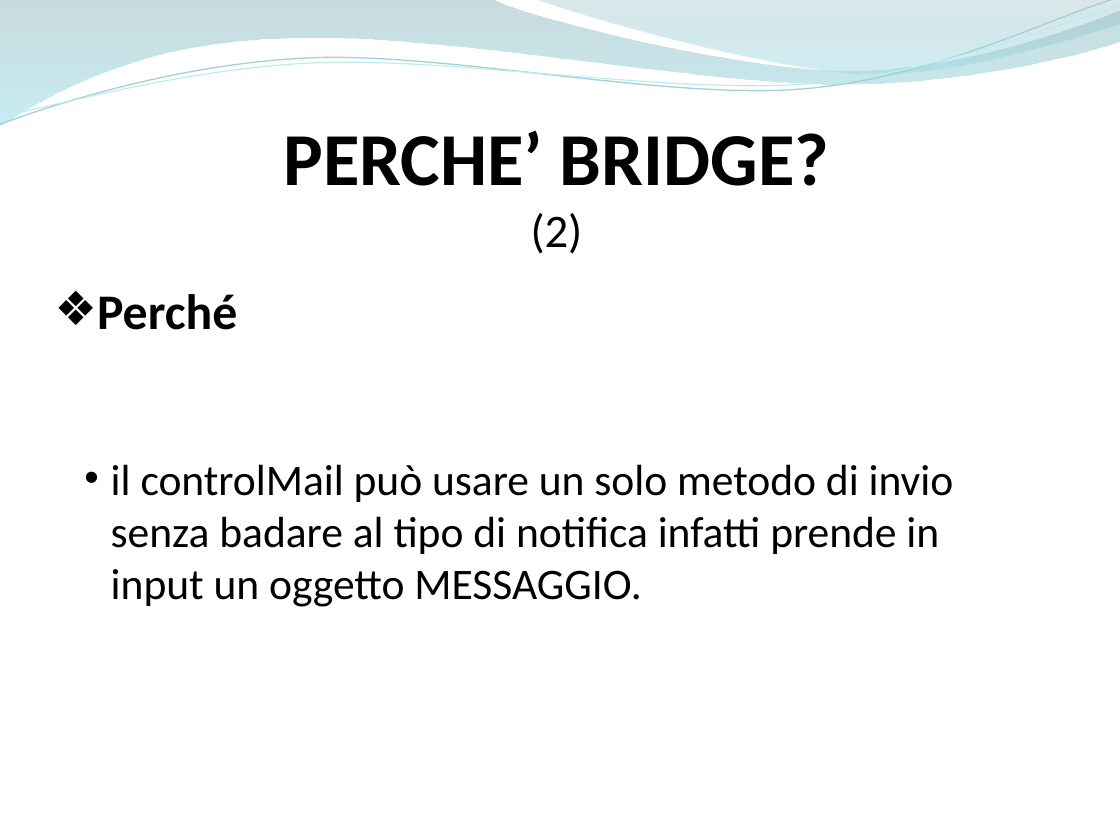
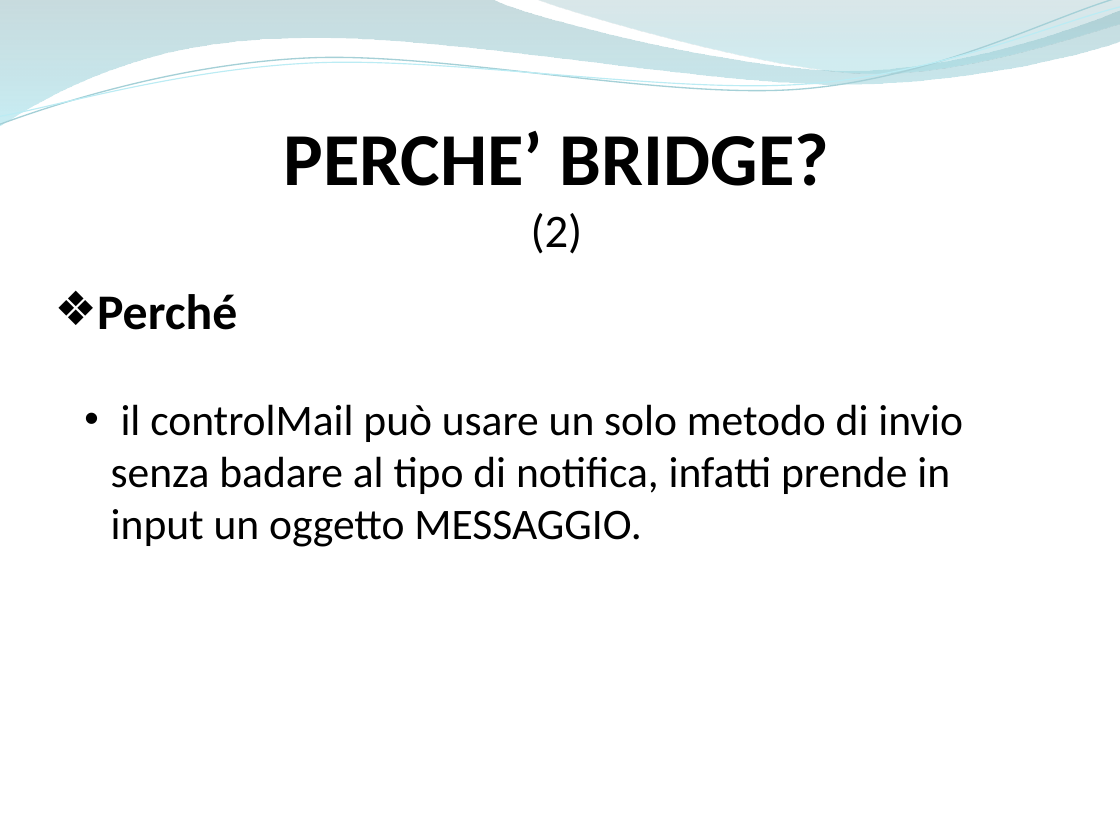
Before and after one commit to ammirate/at-silo, a slide deck: slide 9 of Presentazione/Atsilo1/Bottiglieri/Atsilo_A_GianfrancoB.pptx. Drawn at 1120x840 pixels with LibreOffice and Linux fonts; fonts in the diff are those of the drawing. Boxes give left, top, right and bottom in pixels: in the first picture for what was removed or moved away, otherwise in the second. Text is boxed around its words. In the diff, an @@ line names an element or a change of style, - is before the commit and + after.

```diff
--- a/Presentazione/Atsilo1/Bottiglieri/Atsilo_A_GianfrancoB.pptx
+++ b/Presentazione/Atsilo1/Bottiglieri/Atsilo_A_GianfrancoB.pptx
@@ text at (111, 404, 963, 547): text changed @@
-  • il controlMail può usare un solo metodo di invio senza badare al tipo di notifica infatti prende in input un oggetto MESSAGGIO.
+  • il controlMail può usare un solo metodo di invio senza badare al tipo di notifica, infatti prende in input un oggetto MESSAGGIO.
```
Also in this commit, not shown: 6 other slides changed, 1 other file.
